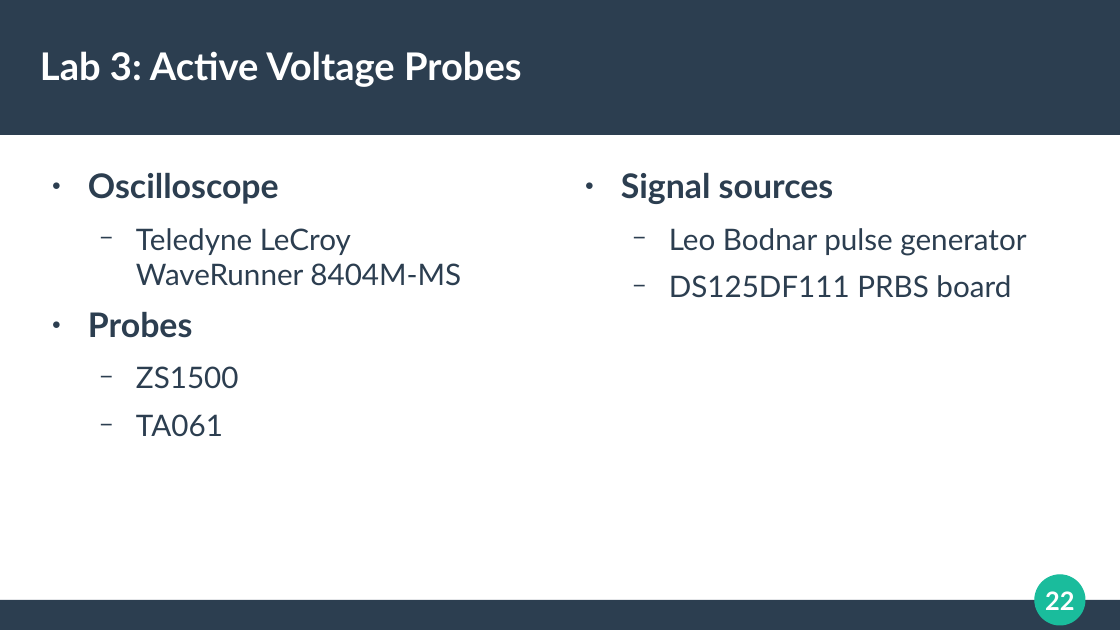
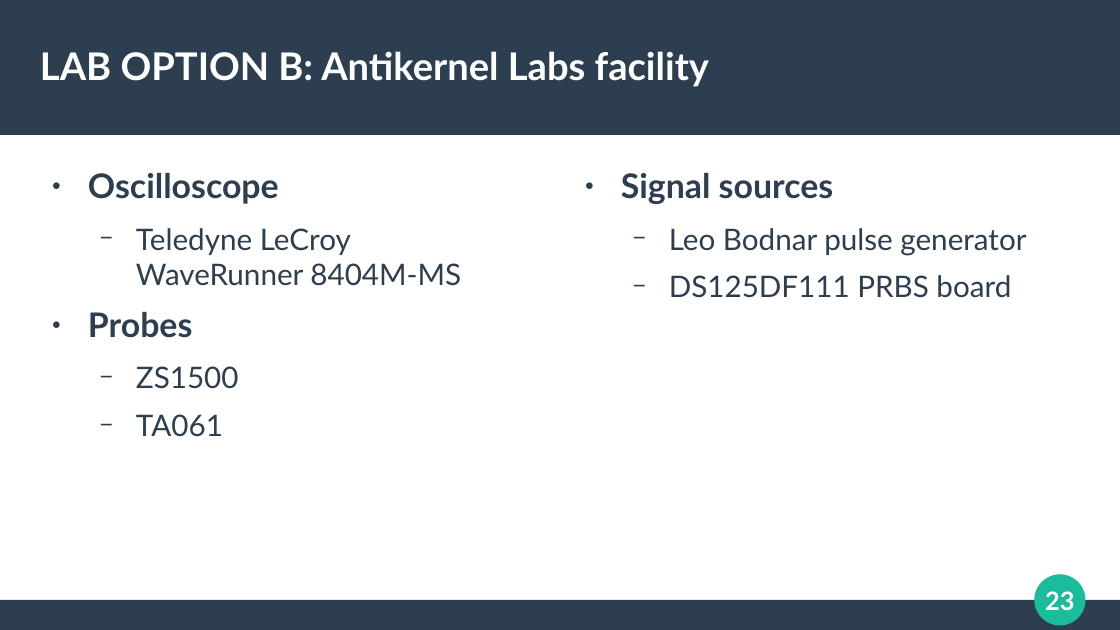
Before and after one commit to azonenberg/electronics-training, a slide deck: slide 23 of oscilloscope-probing/sec04-hiz-active.odp (slide 22 before the commit). Drawn at 1120x630 pixels with LibreOffice and Linux fonts; fonts in the diff are those of the drawing. Boxes give left, top, right and bottom in pixels: in the first picture for what was removed or moved away, otherwise in the second. Text is boxed around its words. In the diff, an @@ line names an element or a change of style, - is before the commit and + after.

```diff
--- a/oscilloscope-probing/sec04-hiz-active.odp
+++ b/oscilloscope-probing/sec04-hiz-active.odp
@@ title at (40, 51, 709, 87): text changed @@
-Lab 3: Active Voltage Probes
+LAB OPTION B: Antikernel Labs facility
@@ page number at (1045, 591, 1074, 610): text changed @@
-22
+23
```
Also in this commit, not shown: 1 slide added, 2 other files.
